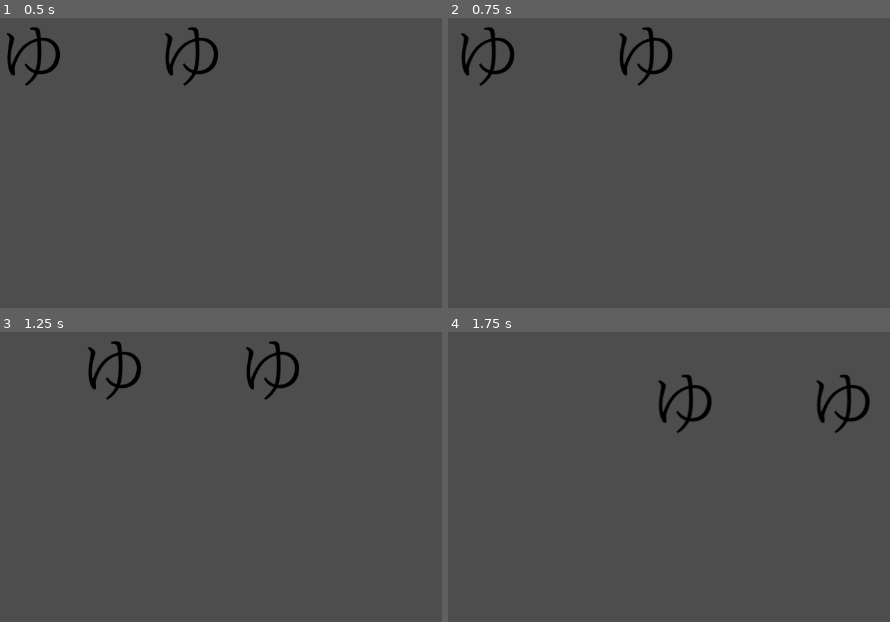
Above: before the commit, frames 1-4 (two rows, left to right).
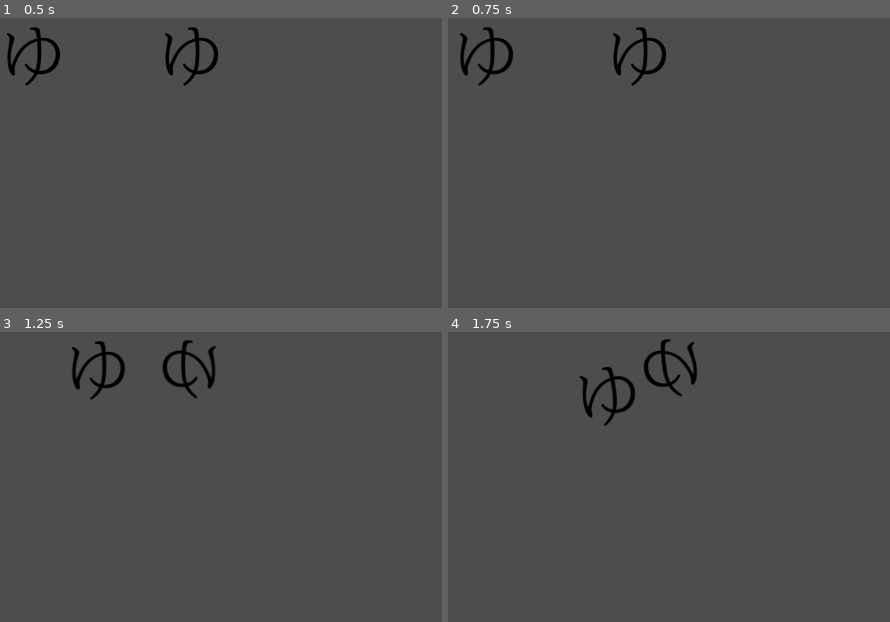
Above: after the commit, the same moments.

Repository: geometriccross/aquarium
Game: Godot game, scene res://tscn/main.tscn
Two runs of this game, one before a commit and one after it. Both use one fixed random seed, a clock stepped at 60 frames per second and the inputs below.
Inputs:
- Up to frame 1 (0.5 s): no input
- Up to frame 2 (0.75 s): tap Enter at 0.5 s; hold D from 0.53 s (still down)
- Up to frame 3 (1.25 s): keep holding D
- Up to frame 4 (1.75 s): release D at 1.28 s; hold S from 1.28 s (still down)

Frame 1 is identical in both runs. In frame 2, 1.5% of the frame differs, in the area x 2-51%, y 3-24%; in frame 3, 2.4%; in frame 4, 2.6%, in the area x 29-96%, y 2-35%.

Commit message:
画面に魚を一匹追加

Diff:
--- a/src/fish.gd
+++ b/src/fish.gd
@@ -4,9 +4,29 @@
 @onready var top := $top_sensor
 @onready var low := $low_sensor
 
+@export var manual_control := true
+@export var behavior_interval_max := 3
+@export var behavior_interval_min := 1
+
+@export var move_speed := 400
+
+var _time := 0.0
+
 const control = preload("res://src/control_utility.gd")
 
 func _physics_process(delta):
-	self.apply_force(control.input_vector() * 500, Vector2.ZERO)
-	$"ゆ".flip_h = max(-control.input_vector().x, 0)
-	var viewport_size = get_viewport_rect().size
+	if manual_control:
+		self.apply_force(control.input_vector() * move_speed, Vector2.ZERO)
+		$"ゆ".flip_h = max(-control.input_vector().x, 0)
+	else:
+		_time += delta
+		if _time >= randi_range(behavior_interval_min, behavior_interval_max):
+			behavior_choice([front.hit_info(), top.hit_info(), low.hit_info()])
+			_time = 0
+
+func behavior_choice(info):
+	match info:
+		_:
+			var cranial = randi_range(-1, 1)
+			$"ゆ".flip_h = max(-cranial, 0)
+			self.apply_force(Vector2(cranial, randi_range(-1, 1)) * move_speed, Vector2.ZERO)
